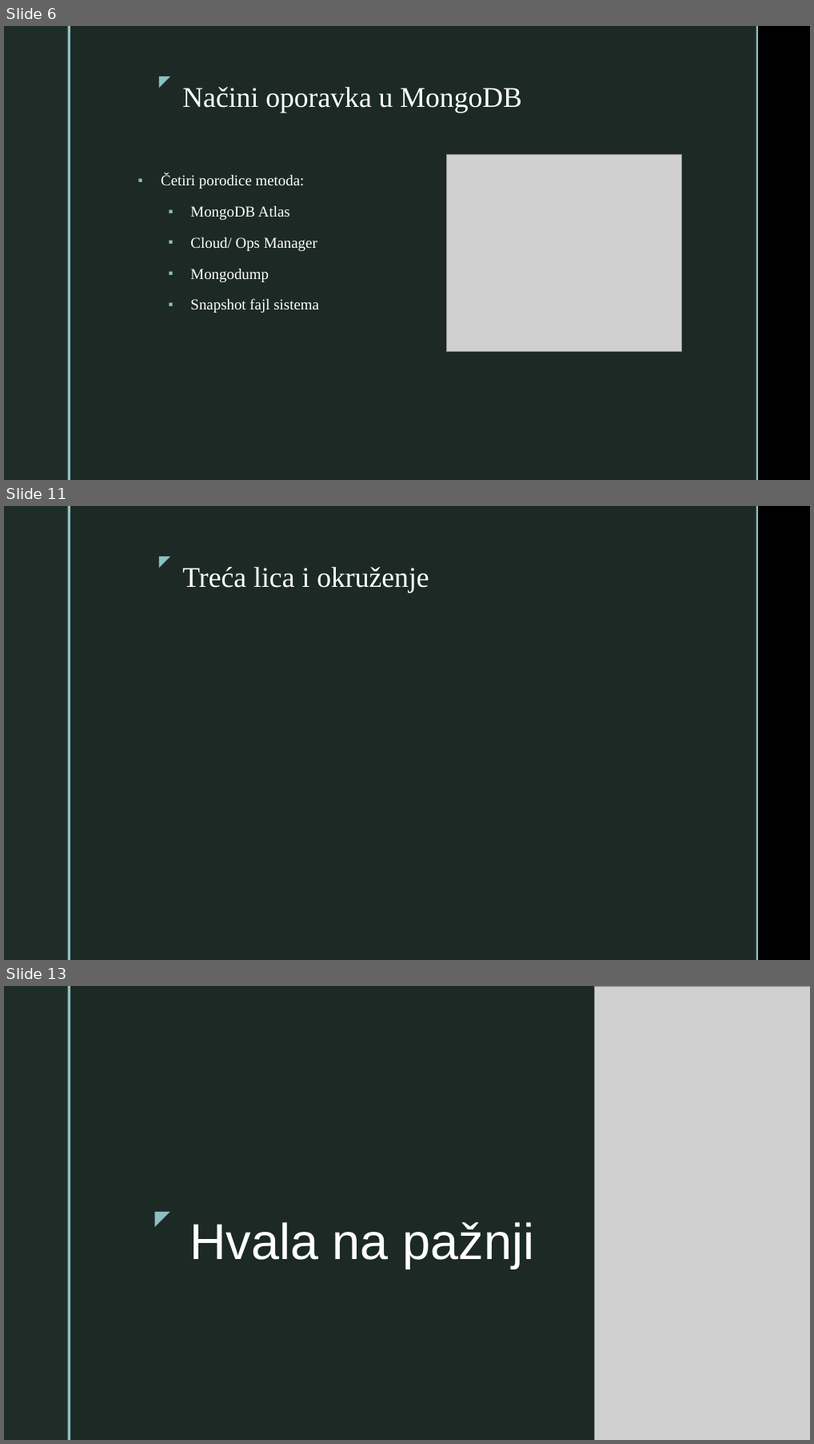
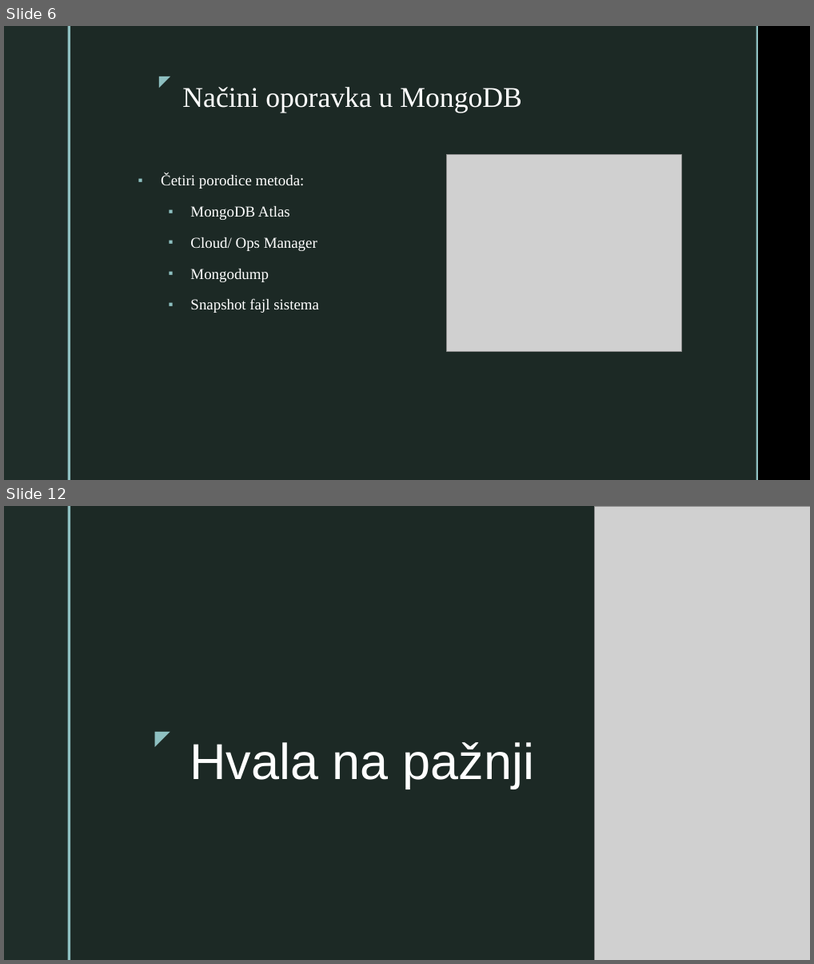
Before and after one commit to kristinajoks/backup-restore-mongodb, a slide deck: Backup i Restore MongoDB.pptx. Shown one above the other, each under a label of ours: slides 6, 11 and 13 before the commit, slides 6 and 12 after it; the slides between them are not shown. The pictures are 814x1444 and 814x964 pixels, drawn with LibreOffice and Linux fonts; fonts in the diff are those of the drawing; grey boxes stand for pictures; background and template pictures are left out. Boxes give left, top, right and bottom in pixels: in the first picture for what was removed or moved away, otherwise in the second. Text is boxed around its words. In the diff, an @@ line names an element or a change of style, - is before the commit and + after.

```diff
--- a/Backup i Restore MongoDB.pptx
+++ b/Backup i Restore MongoDB.pptx
@@ slide 11 removed at (4,506,810,960), background picture (left out); not listed: 5 template elements that a slide beside it also shows @@
@@ title removed at (182,567,429,593) @@
-Treća lica i okruženje
@@ what was slide 13 is now slide 12 @@
```
Also in this commit, not shown: 2 slides changed, 3 slides added, 3 other slides removed.
